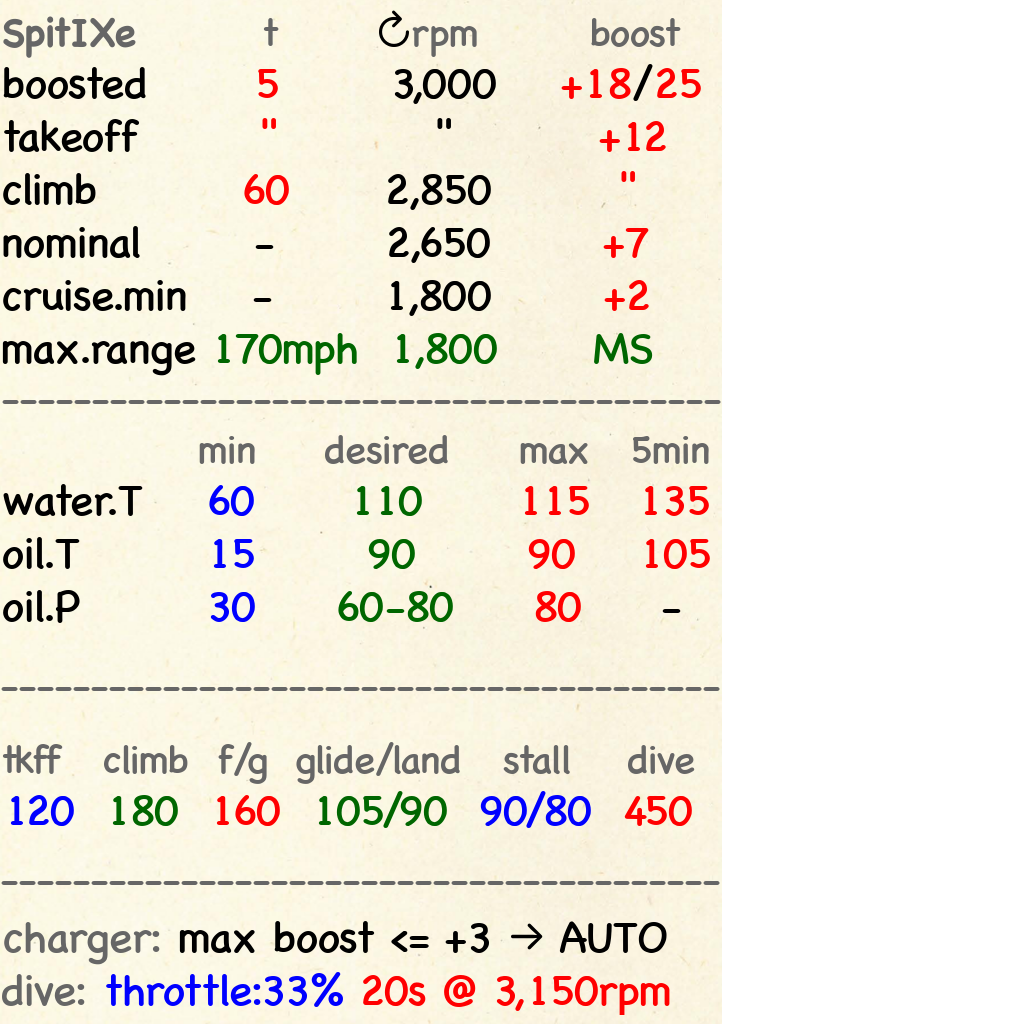
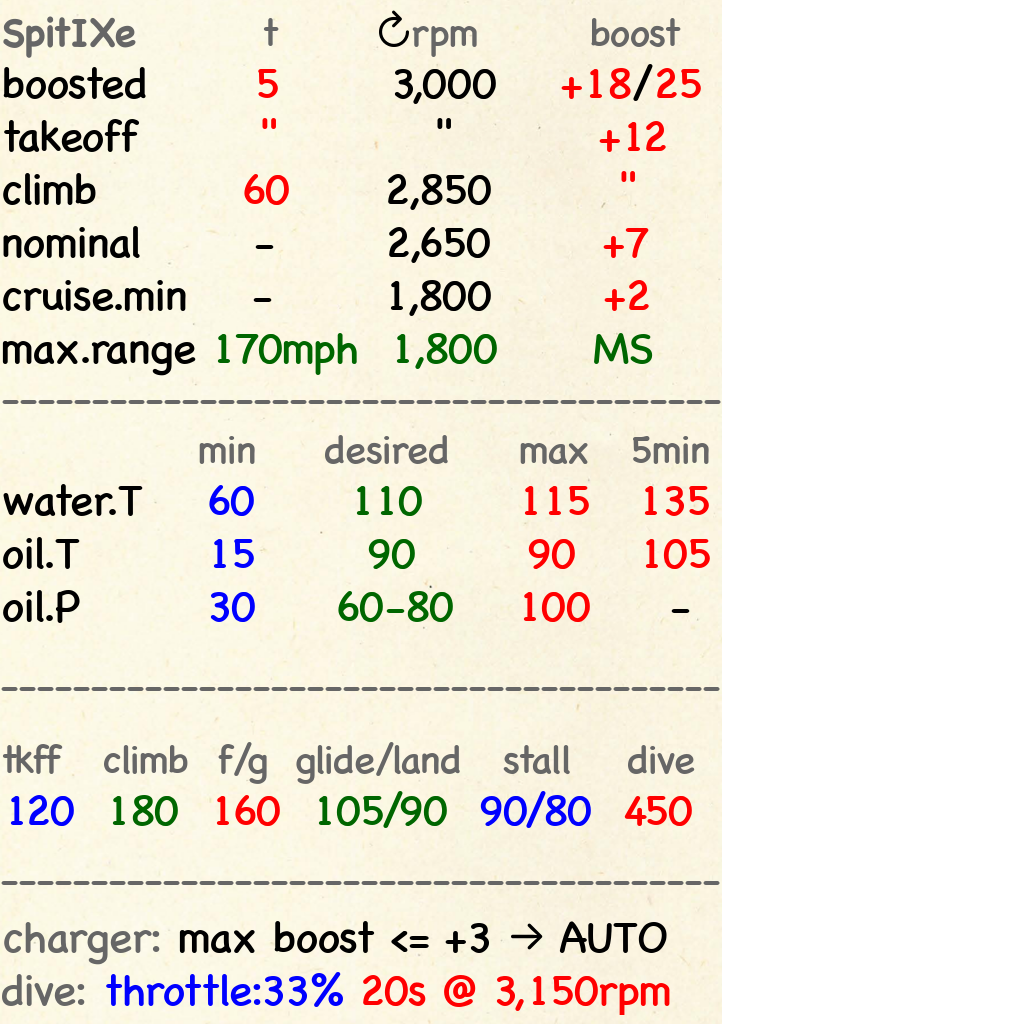
Before/after of a 1024 x 1024 layered artwork. What changed in the layer stack:
painted on "min desired ..." over [523, 591, 690, 622]
